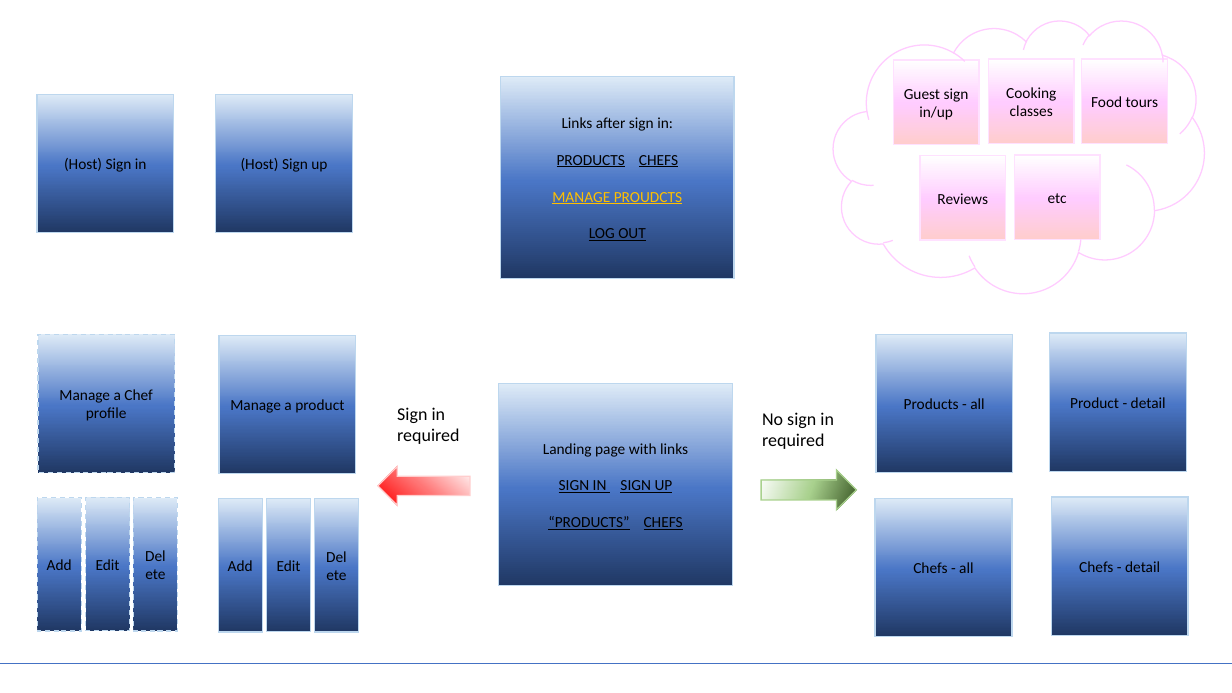
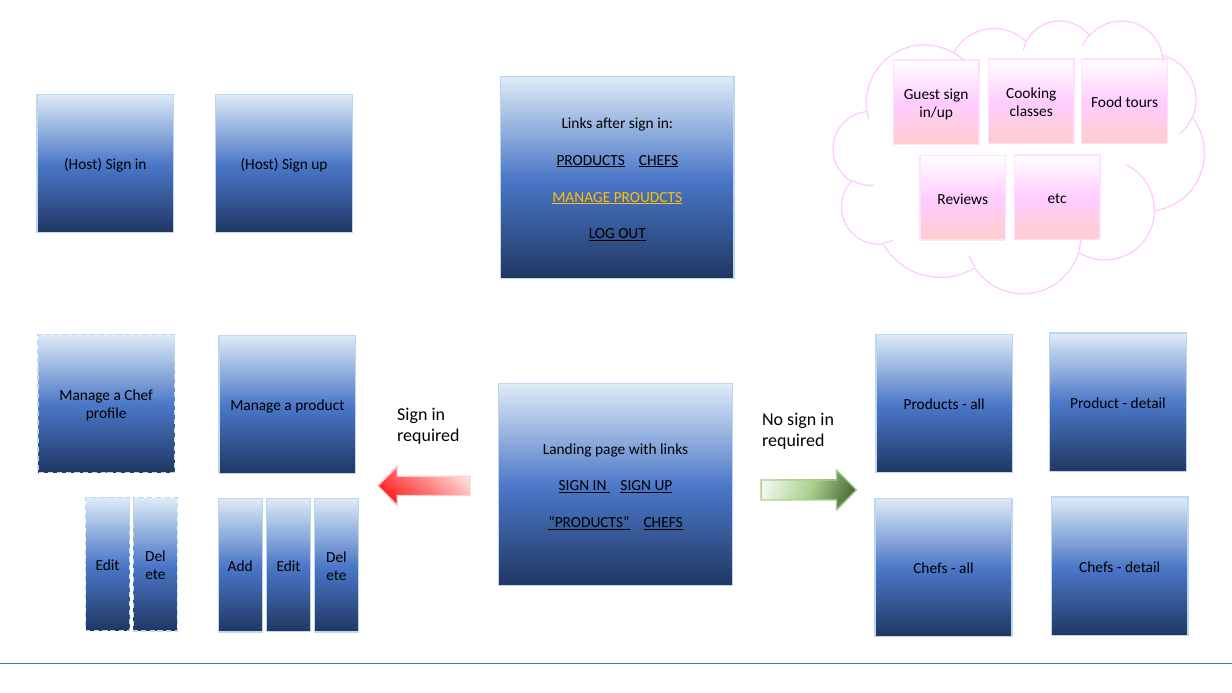
Before and after one commit to sdubois90/Second-project, a slide deck: slide 1 of Working plan/Project plan.pptx. Drawn at 1232x693 pixels with LibreOffice and Linux fonts; fonts in the diff are those of the drawing. Boxes give left, top, right and bottom in pixels: in the first picture for what was removed or moved away, otherwise in the second. Text is boxed around its words. In the diff, an @@ line names an element or a change of style, - is before the commit and + after.

```diff
--- a/Working plan/Project plan.pptx
+++ b/Working plan/Project plan.pptx
@@ rectangle removed at (x1=37, y1=497, x2=81, y2=631) @@
-Add
```
Also in this commit, not shown: 1 other slide changed, 10 slides added, 8 other files.
